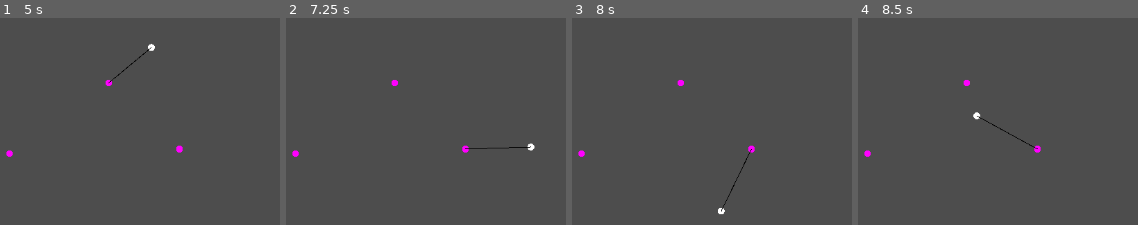
Above: before the commit, frames 1-4 (left to right).
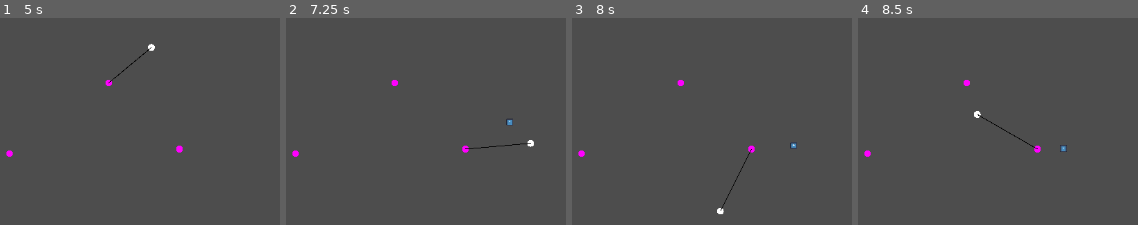
Above: after the commit, the same moments.

Repository: EggnogPlus/Ballistic
Game: Godot game, scene res://scenes/level.tscn
Same seed, same stepped clock (60 frames per second), same inputs: the game is played once before the commit and once after it. Before the commit the project starts from res://Scenes/level.tscn. The engine's default icon, where the game draws it, is replaced by a stand-in: a white triangle on a blue panel in a dark square.
Inputs:
- Up to frame 1 (5 s): tap Enter at 0.5, 2, 3.5 s; hold Up (ui_up) 0.53-2.03 s; tap Tab (grapple) at 0.6, 1.35, 2.3, 2.85, 3.6, 4.55 s; tap Space (release_grapple) at 1.25, 2.1, 2.75, 4.35 s; hold Left (ui_left) 2.03-3.53 s; hold Down (ui_down) 3.53-4.28 s; hold Right (ui_right) from 4.28 s (still down)
- Up to frame 2 (7.25 s): release Right (ui_right) at 5.03 s; hold Up (ui_up) 5.03-5.78 s; tap Tab (grapple) at 5.1, 5.85, 6.8 s; hold Right (ui_right) from 5.78 s (still down); tap Space (release_grapple) at 6.6 s
- Up to frame 3 (8 s): keep holding Right (ui_right); tap Space (release_grapple) at 7.25 s; tap Tab (grapple) at 7.35 s
- Up to frame 4 (8.5 s): release Right (ui_right) at 8.03 s; hold Down (ui_down) from 8.03 s (still down); tap Tab (grapple) at 8.1 s

Frame 1 is identical in both runs. In frame 2, 0.3% of the frame differs, in the area x 69-89%, y 48-65%; in frame 3, 0.2%; in frame 4, 0.2%.

Commit message:
RESET - enemies move towards player

Diff:
--- a/Scenes/enemy.tscn
+++ /dev/null
@@ -1,36 +0,0 @@
-[gd_scene load_steps=7 format=3 uid="uid://ctxiuyo1qqujh"]
-
-[ext_resource type="Script" path="res://scripts/enemy.gd" id="1_p355u"]
-[ext_resource type="Script" path="res://scripts/detectPlayer.gd" id="2_u4mf7"]
-
-[sub_resource type="RectangleShape2D" id="RectangleShape2D_efsx1"]
-
-[sub_resource type="CircleShape2D" id="CircleShape2D_rgqgn"]
-radius = 215.021
-
-[sub_resource type="Curve2D" id="Curve2D_e786e"]
-
-[sub_resource type="QuadMesh" id="QuadMesh_up2so"]
-
-[node name="Enemy" type="CharacterBody2D"]
-script = ExtResource("1_p355u")
-
-[node name="Sprite2D" type="Sprite2D" parent="."]
-
-[node name="CollisionShape2D" type="CollisionShape2D" parent="."]
-shape = SubResource("RectangleShape2D_efsx1")
-
-[node name="Area2D" type="Area2D" parent="."]
-script = ExtResource("2_u4mf7")
-
-[node name="CollisionShape2D" type="CollisionShape2D" parent="Area2D"]
-shape = SubResource("CircleShape2D_rgqgn")
-
-[node name="Path2D" type="Path2D" parent="."]
-curve = SubResource("Curve2D_e786e")
-
-[node name="PathFollow2D" type="PathFollow2D" parent="Path2D"]
-
-[node name="MeshInstance2D" type="MeshInstance2D" parent="."]
-scale = Vector2(19.8527, 19.8676)
-mesh = SubResource("QuadMesh_up2so")
--- a/Scenes/level.tscn
+++ /dev/null
@@ -1,26 +0,0 @@
-[gd_scene load_steps=3 format=3 uid="uid://bmgxsvwcpisca"]
-
-[ext_resource type="PackedScene" uid="uid://braj8e5h444ub" path="res://Scenes/ball.tscn" id="1_rrr6d"]
-[ext_resource type="PackedScene" uid="uid://bdu2irag1w3ys" path="res://Scenes/grapple_point.tscn" id="2_qggo7"]
-
-[node name="Level" type="Node2D"]
-
-[node name="bg" type="Sprite2D" parent="."]
-position = Vector2(489, 732)
-scale = Vector2(21.3281, 12.4062)
-
-[node name="GrapplePoint" parent="." instance=ExtResource("2_qggo7")]
-position = Vector2(231, 303)
-
-[node name="GrapplePoint2" parent="." instance=ExtResource("2_qggo7")]
-position = Vector2(517, 99)
-
-[node name="GrapplePoint3" parent="." instance=ExtResource("2_qggo7")]
-position = Vector2(721, 290)
-
-[node name="Node2D" parent="." instance=ExtResource("1_rrr6d")]
-position = Vector2(475, 308)
-
-[node name="Camera2D" type="Camera2D" parent="."]
-position = Vector2(574, 320)
-zoom = Vector2(0.5, 0.5)
--- a/project.godot
+++ b/project.godot
@@ -11,7 +11,7 @@
 [application]
 
 config/name="Namen_Project"
-run/main_scene="res://Scenes/level.tscn"
+run/main_scene="res://scenes/level.tscn"
 config/features=PackedStringArray("4.3", "Mobile")
 config/icon="res://icon.svg"
 
--- a/Scenes/ball.tscn
+++ b/scenes/ball.tscn
@@ -7,7 +7,7 @@
 
 [sub_resource type="SphereMesh" id="SphereMesh_i8l8r"]
 
-[node name="Node2D" type="Node2D"]
+[node name="Player" type="Node2D"]
 
 [node name="ball" type="CharacterBody2D" parent="."]
 script = ExtResource("1_oxypw")
@@ -22,6 +22,7 @@
 [node name="GrappleLine" type="Line2D" parent="ball"]
 
 [node name="GrappleRaycast" type="RayCast2D" parent="."]
+unique_name_in_owner = true
 
 [node name="GrappleDrawer" type="Node2D" parent="."]
 script = ExtResource("2_cvqjm")
--- /dev/null
+++ b/scenes/enemy.tscn
@@ -0,0 +1,16 @@
+[gd_scene load_steps=4 format=3 uid="uid://5xm6cf6rc40j"]
+
+[ext_resource type="Script" path="res://scripts/enemy.gd" id="1_7vkuo"]
+[ext_resource type="Texture2D" uid="uid://fia35qsnipse" path="res://icon.svg" id="2_65ego"]
+
+[sub_resource type="RectangleShape2D" id="RectangleShape2D_s4oyf"]
+
+[node name="CharacterBody2D" type="CharacterBody2D"]
+script = ExtResource("1_7vkuo")
+
+[node name="Sprite2D" type="Sprite2D" parent="."]
+scale = Vector2(0.15625, 0.15625)
+texture = ExtResource("2_65ego")
+
+[node name="CollisionShape2D" type="CollisionShape2D" parent="."]
+shape = SubResource("RectangleShape2D_s4oyf")
--- /dev/null
+++ b/scenes/level.tscn
@@ -0,0 +1,39 @@
+[gd_scene load_steps=5 format=3 uid="uid://bmgxsvwcpisca"]
+
+[ext_resource type="PackedScene" uid="uid://braj8e5h444ub" path="res://scenes/ball.tscn" id="1_rrr6d"]
+[ext_resource type="PackedScene" uid="uid://bdu2irag1w3ys" path="res://scenes/grapple_point.tscn" id="2_qggo7"]
+[ext_resource type="Script" path="res://scripts/enemy_spawner.gd" id="3_1jg64"]
+[ext_resource type="PackedScene" uid="uid://5xm6cf6rc40j" path="res://scenes/enemy.tscn" id="4_vp4j0"]
+
+[node name="Level" type="Node2D"]
+
+[node name="bg" type="Sprite2D" parent="."]
+position = Vector2(489, 732)
+scale = Vector2(21.3281, 12.4062)
+
+[node name="GrapplePoint" parent="." instance=ExtResource("2_qggo7")]
+position = Vector2(231, 303)
+
+[node name="GrapplePoint2" parent="." instance=ExtResource("2_qggo7")]
+position = Vector2(517, 99)
+
+[node name="GrapplePoint3" parent="." instance=ExtResource("2_qggo7")]
+position = Vector2(721, 290)
+
+[node name="Player" parent="." instance=ExtResource("1_rrr6d")]
+position = Vector2(475, 308)
+
+[node name="Camera2D" type="Camera2D" parent="."]
+position = Vector2(574, 320)
+zoom = Vector2(0.5, 0.5)
+
+[node name="EnemySpawner" type="Node2D" parent="." node_paths=PackedStringArray("spawn_points")]
+script = ExtResource("3_1jg64")
+enemy_scene = ExtResource("4_vp4j0")
+spawn_points = [NodePath("SpawnPoint1"), NodePath("SpawnPoint2")]
+spawn_interval = 5.0
+
+[node name="SpawnPoint1" type="Marker2D" parent="EnemySpawner"]
+
+[node name="SpawnPoint2" type="Marker2D" parent="EnemySpawner"]
+position = Vector2(1000, 300)
--- a/scripts/ballMovement.gd
+++ b/scripts/ballMovement.gd
@@ -19,13 +19,13 @@
 
 func _ready():
 	# Access GrappleRaycast node from the root level (Node2D, which is parent of ball)
-	grapple_raycast_node = get_node("/root/Level/Node2D/GrappleRaycast") as RayCast2D
+	grapple_raycast_node = get_node("/root/Level/Player/GrappleRaycast") as RayCast2D
 	if grapple_raycast_node == null:
 		print("Error: GrappleRaycast node not found!")
 	grapple_raycast_node.enabled = false  # Disable the raycast initially
 
 	# Get the GrappleDrawer node from the root
-	grapple_drawer = get_node("/root/Level/Node2D/GrappleDrawer")
+	grapple_drawer = get_node("/root/Level/Player/GrappleDrawer")
 	if grapple_drawer == null:
 		print("Error: GrappleDrawer node not found!")
 
--- a/scripts/detectPlayer.gd
+++ /dev/null
@@ -1,9 +0,0 @@
-extends Area2D
-
-# Signal for detecting the player
-signal player_detected(player)
-
-# Called when another object enters the detection area
-func _on_Area2D_area_entered(area):
-	if area.is_in_group("player"):  # Ensure that you have a "player" group set for the player
-		emit_signal("player_detected", area)
--- a/scripts/enemy.gd
+++ b/scripts/enemy.gd
@@ -1,30 +1,11 @@
 extends CharacterBody2D
 
-# Variables
-var speed = 100
-var target_player = null
-var path_follow : PathFollow2D
-var detection_radius : Area2D
+var speed: float = 100.0
 
-# Signal callback for when player is detected
-func _on_player_detected(player):
-	target_player = player  # Set the detected player as the target
-	print("Player detected: " + str(player))
-
-# Called when the node enters the scene tree
-func _ready():
-	path_follow = $PathFollow2D
-	detection_radius = $Area2D
-
-	# Use the proper connect syntax in Godot 4
-	detection_radius.player_detected.connect(_on_player_detected)
-
-	# Initially, stop the enemy from moving along the path
-	path_follow.offset = 0  # Or stop any ongoing movement
-
-# Update the enemy every frame
-func _process(delta):
-	if target_player != null:
-		var direction = (target_player.position - position).normalized()
+func _physics_process(delta):
+	var player = get_node_or_null("/root/Level/Player/ball")
+	if player and is_instance_valid(player):
+		print(player.position);
+		var direction = (player.global_position - global_position).normalized()
 		velocity = direction * speed
 		move_and_slide()
--- /dev/null
+++ b/scripts/enemy_spawner.gd
@@ -0,0 +1,20 @@
+extends Node
+
+@export var enemy_scene: PackedScene
+@export var spawn_points: Array[Node2D]
+@export var spawn_interval: float = 2.0
+
+var timer := 0.0
+
+func _process(delta):
+	timer += delta
+	if timer >= spawn_interval:
+		timer = 0.0
+		spawn_enemy()
+
+func spawn_enemy():
+	if enemy_scene and spawn_points.size() > 0:
+		var spawn_point = spawn_points.pick_random()
+		var enemy = enemy_scene.instantiate()
+		enemy.global_position = spawn_point.global_position
+		get_tree().current_scene.add_child(enemy)
--- a/scripts/grapple_drawer.gd
+++ b/scripts/grapple_drawer.gd
@@ -7,8 +7,8 @@
 
 func _ready():
 	# Access Ball and GrappleRaycast from the root level (Node2D)
-	ball = get_node("/root/Level/Node2D/ball")  # Ball is a child of Node2D
-	grapple_raycast_node = get_node("/root/Level/Node2D/GrappleRaycast")  # GrappleRaycast
+	ball = get_node("/root/Level/Player/ball")  # Ball is a child of Node2D
+	grapple_raycast_node = get_node("/root/Level/Player/GrappleRaycast")  # GrappleRaycast
 	grapple_raycast_node.enabled = false  # Initially, the grapple raycast is disabled
 
 	# Ensure the GrappleDrawer is visible
Renamed: Scenes/grapple_point.tscn -> scenes/grapple_point.tscn
